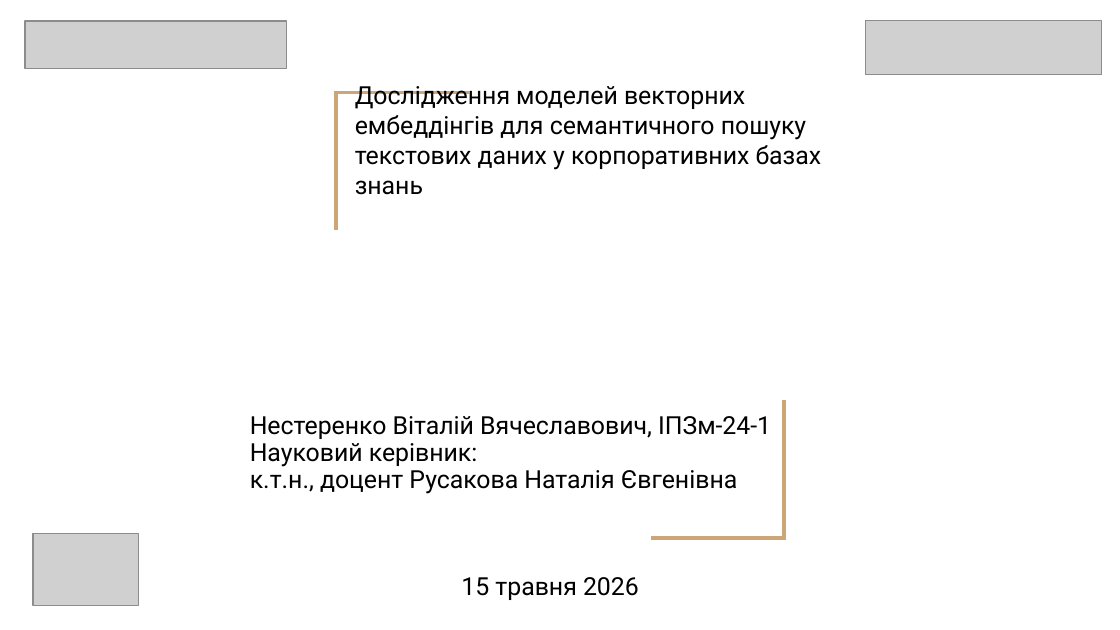
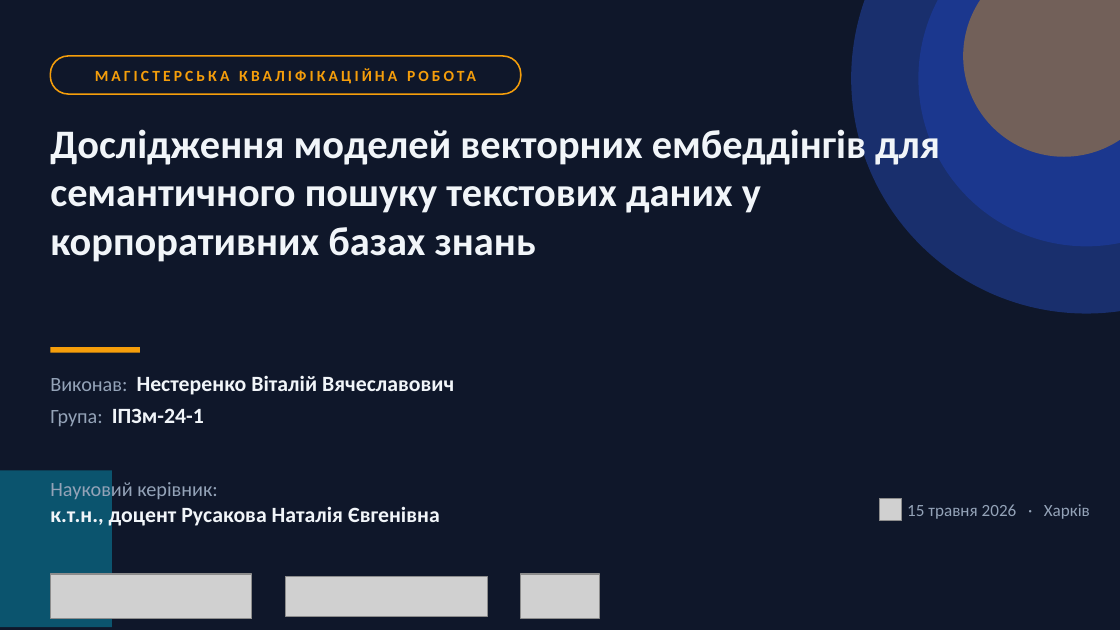
Before and after one commit to vitaliinnest/kb-semantic-search-benchmark, a slide deck: slide 1 of thesis/Nesterenko_Presentation.pptx. Drawn at 1120x630 pixels with LibreOffice and Linux fonts; fonts in the diff are those of the drawing; grey boxes stand for pictures. Boxes give left, top, right and bottom in pixels: in the first picture for what was removed or moved away, otherwise in the second. Text is boxed around its words. In the diff, an @@ line names an element or a change of style, - is before the commit and + after.

```diff
--- a/thesis/Nesterenko_Presentation.pptx
+++ b/thesis/Nesterenko_Presentation.pptx
@@ background #FFFFFF to #0F172A @@
@@ ellipse added at (x1=851, y1=0, x2=1120, y2=314), fill #1E3A8A at 70% opacity @@
@@ ellipse added at (x1=918, y1=0, x2=1120, y2=246), fill #1E40AF at 50% opacity @@
@@ ellipse added at (x1=963, y1=0, x2=1120, y2=157), fill #F59E0B at 40% opacity @@
@@ rounded rectangle added at (x1=50, y1=56, x2=521, y2=94), fill #0F172A, outline #F59E0B 1 pt @@
@@ text added at (x1=50, y1=56, x2=521, y2=94), 10 pt, text #F59E0B, bold @@
+МАГІСТЕРСЬКА КВАЛІФІКАЦІЙНА РОБОТА
@@ text "Дослідження моделей векторних ембеддінгів для ..." moved from (x1=355, y1=86, x2=822, y2=195) to (x1=50, y1=124, x2=940, y2=262) @@
@@ text "Дослідження моделей векторних ембеддінгів для ..." at (x1=50, y1=124, x2=940, y2=262): size 16 to 26 pt, font Roboto to Calibri, text colour #000000 to #F1F5F9, bold on; vertical alignment bottom to top @@
@@ freeform shape removed at (x1=336, y1=93, x2=468, y2=231) @@
@@ rectangle added at (x1=50, y1=347, x2=140, y2=353), fill #F59E0B @@
@@ text added at (x1=50, y1=375, x2=454, y2=426), 14 pt, text #F1F5F9, bold @@
+Виконав: Нестеренко Віталій Вячеславович
+Група: ІПЗм-24-1
@@ subtitle removed at (x1=250, y1=416, x2=771, y2=600) @@
-Нестеренко Віталій Вячеславович, ІПЗм-24-1
-Науковий керівник:
-к.т.н., доцент Русакова Наталія Євгенівна
-15 травня 2026
@@ freeform shape removed at (x1=652, y1=400, x2=784, y2=538) @@
@@ rectangle added at (x1=0, y1=470, x2=112, y2=627), fill #0891B2 at 50% opacity @@
@@ text added at (x1=50, y1=479, x2=440, y2=528), 14 pt, text #F1F5F9, bold @@
+Науковий керівник:
+к.т.н., доцент Русакова Наталія Євгенівна
@@ picture added at (x1=879, y1=498, x2=902, y2=521) @@
@@ text added at (x1=907, y1=504, x2=1090, y2=519), 11 pt, text #94A3B8 @@
+15 травня 2026 · Харків
@@ picture resized from (x1=866, y1=21, x2=1102, y2=75) to (x1=50, y1=573, x2=252, y2=618) @@
@@ picture resized from (x1=25, y1=21, x2=286, y2=69) to (x1=286, y1=576, x2=487, y2=616) @@
@@ picture resized from (x1=32, y1=534, x2=138, y2=606) to (x1=521, y1=573, x2=599, y2=618) @@
```
Also in this commit, not shown: 17 other slides changed, 4 other files.
